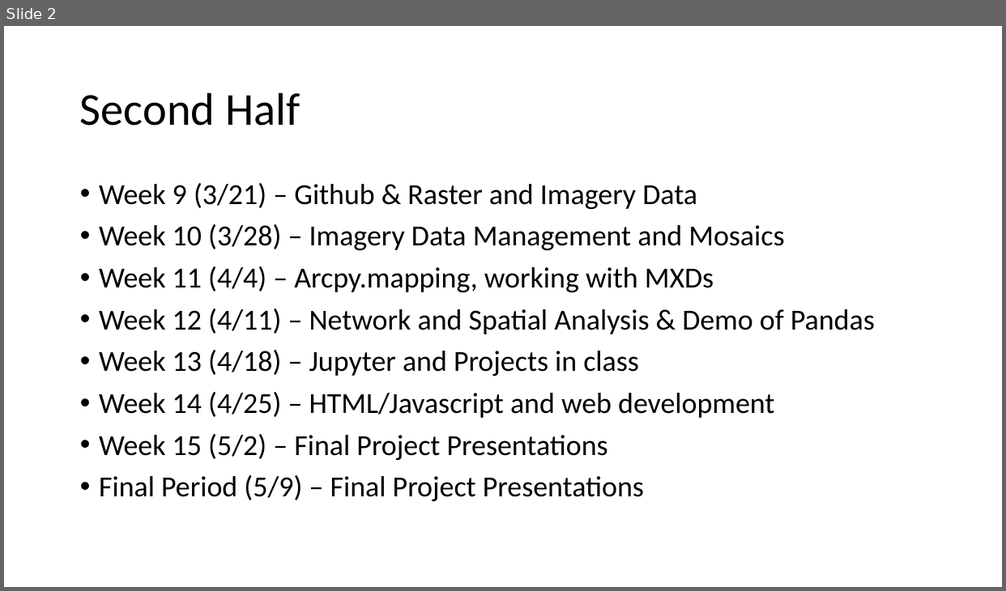
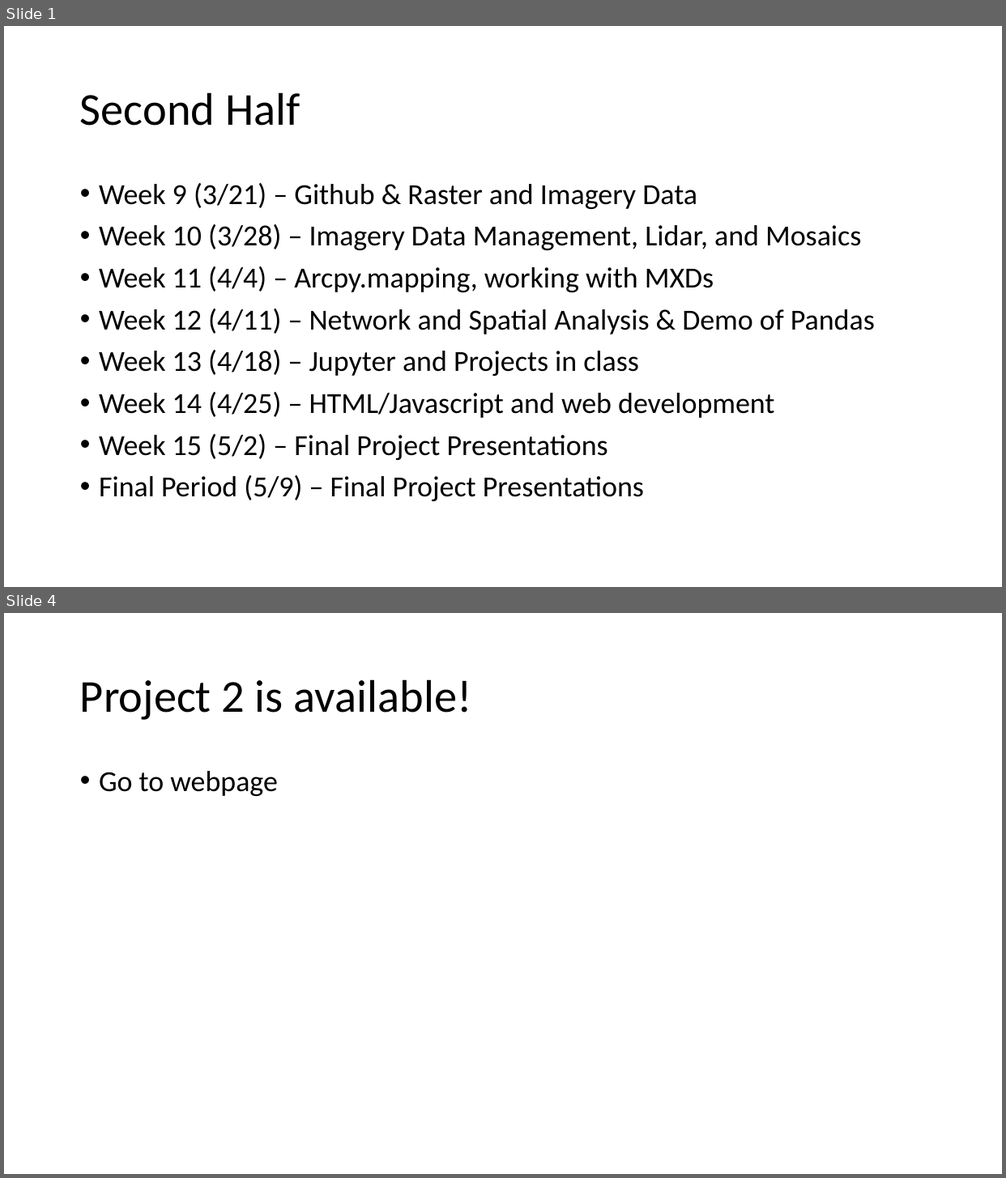
Before and after one commit to gbrunner/programming-for-gis-and-rs, a slide deck: Week_9/second_half_agenda.pptx. Shown one above the other, each under a label of ours: slide 2 before the commit, slides 1 and 4 after it; the slides between them are not shown. The pictures are 1006x591 and 1006x1178 pixels, drawn with LibreOffice and Linux fonts; fonts in the diff are those of the drawing. Boxes give left, top, right and bottom in pixels: in the first picture for what was removed or moved away, otherwise in the second. Text is boxed around its words. In the diff, an @@ line names an element or a change of style, - is before the commit and + after.

Commit message:
updating week 9 and 10

```diff
--- a/Week_9/second_half_agenda.pptx
+++ b/Week_9/second_half_agenda.pptx
@@ slide 4 added at <box>4,613,1002,1174</box>, background #FFFFFF @@
@@ title added at <box>80,679,472,720</box>, 44 pt, text #000000 @@
+Project 2 is available!
@@ text added at <box>99,771,278,796</box>, 28 pt, text #000000 @@
+• Go to webpage
@@ what was slide 2 is now slide 1 @@
@@ slide 1 changed as well @@
@@ text at <box>99,224,861,250</box>: text changed @@
-• Week 10 (3/28) – Imagery Data Management and Mosaics
+• Week 10 (3/28) – Imagery Data Management, Lidar, and Mosaics
```
Also in this commit, not shown: 4 other slides added, 1 slide removed, 5 other files.
